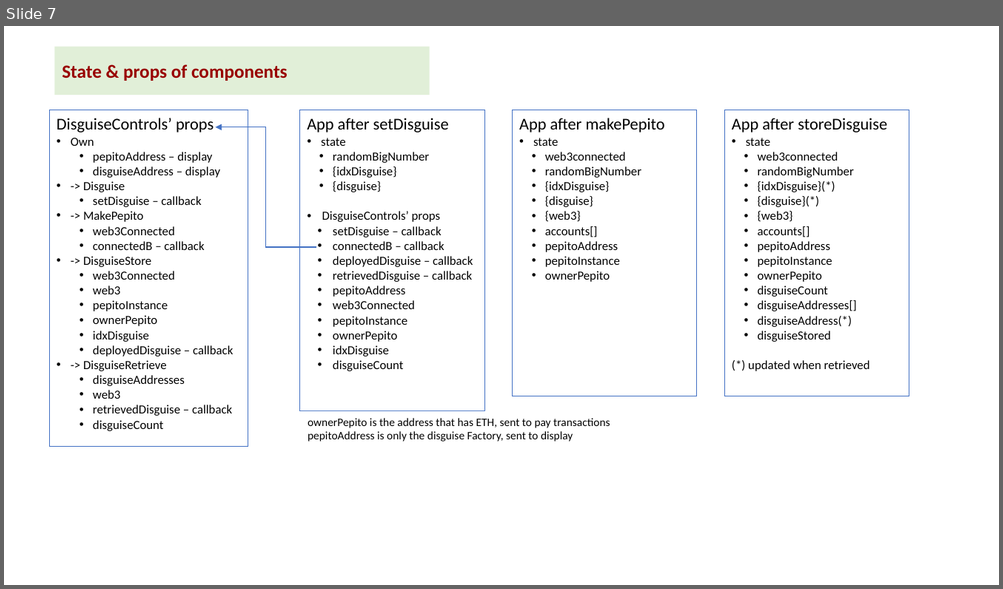
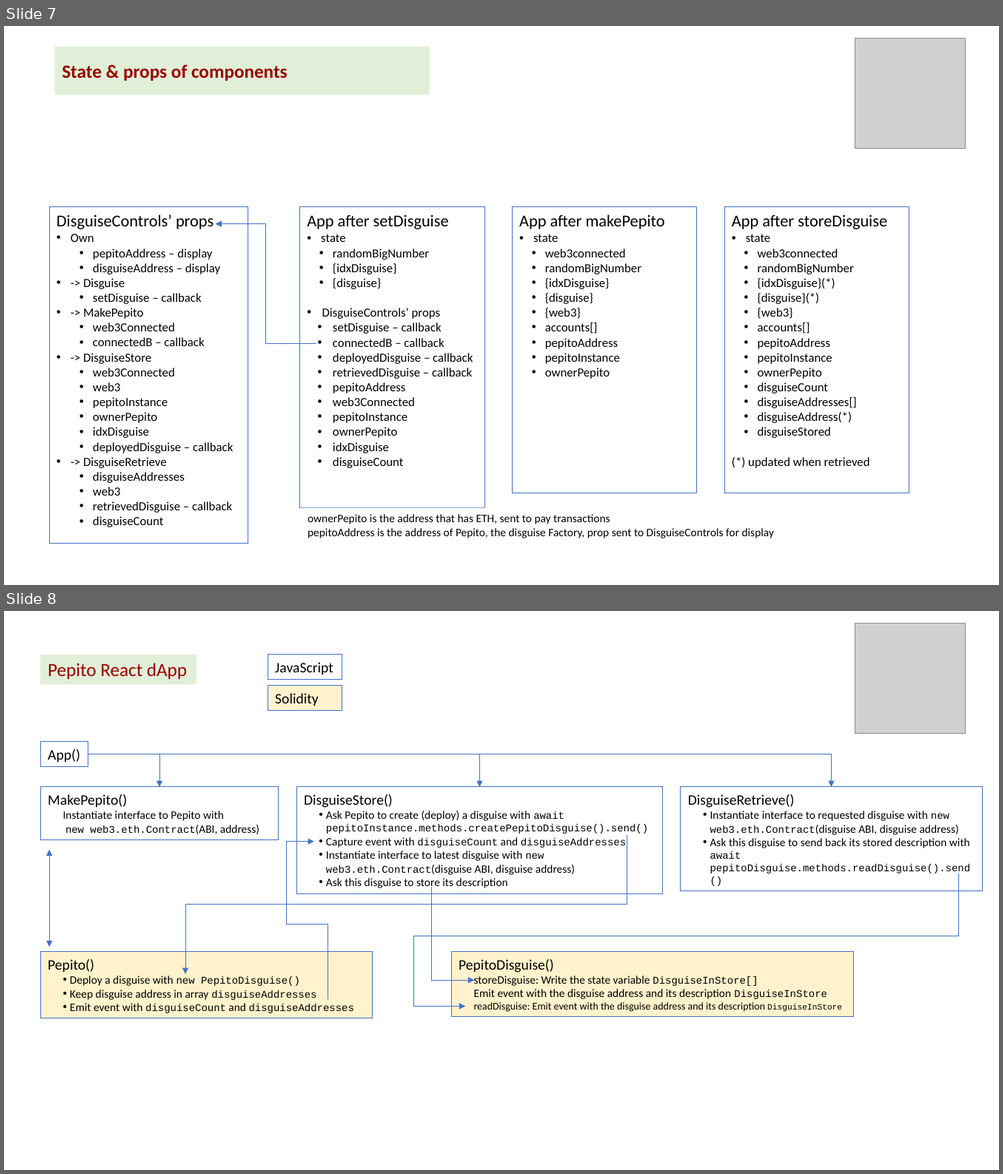
Before and after one commit to kvutien/Project-Machu-Picchu-2020, a slide deck: Pepito/Final Project Design.pptx. Shown one above the other, each under a label of ours: slide 7 before the commit, slides 7 and 8 after it. The pictures are 1003x589 and 1003x1174 pixels, drawn with LibreOffice and Linux fonts; fonts in the diff are those of the drawing; grey boxes stand for pictures. Boxes give left, top, right and bottom in pixels: in the first picture for what was removed or moved away, otherwise in the second. Text is boxed around its words. In the diff, an @@ line names an element or a change of style, - is before the commit and + after.

```diff
--- a/Pepito/Final Project Design.pptx
+++ b/Pepito/Final Project Design.pptx
@@ slide 8 added at box(4, 611, 999, 1170), background #FFFFFF @@
@@ picture added at box(854, 623, 966, 734) @@
@@ rectangle added at box(40, 654, 196, 684), fill #E1EFD8, 18 pt, text #980000 @@
+Pepito React dApp
@@ rectangle added at box(267, 654, 341, 680), outline #4472C4 0.75 pt, 14 pt, text #000000 @@
+JavaScript
@@ rectangle added at box(267, 686, 341, 711), fill #FFF2CC, outline #4472C4 0.75 pt, 14 pt, text #000000 @@
+Solidity
@@ rectangle added at box(40, 741, 88, 767), outline #4472C4 0.75 pt, 14 pt, text #000000 @@
+App()
@@ elbow arrow added from (88, 755) to (831, 787), #4472C4 0.5 pt @@
@@ elbow arrow added from (88, 755) to (479, 787), #4472C4 0.5 pt @@
@@ elbow arrow added from (88, 755) to (159, 787), #4472C4 0.5 pt @@
@@ rectangle added at box(40, 787, 279, 840), outline #4472C4 0.75 pt, 11 pt, text #000000 @@
+MakePepito()
+  Instantiate interface to Pepito with
+  new web3.eth.Contract(ABI, address)
@@ rectangle added at box(296, 787, 662, 894), outline #4472C4 0.75 pt, 11 pt, text #000000 @@
+DisguiseStore()
+  • Ask Pepito to create (deploy) a disguise with await pepitoInstance.methods.createPepitoDisguise().send()
+  • Capture event with disguiseCount and disguiseAddresses
+  • Instantiate interface to latest disguise with new web3.eth.Contract(disguise ABI, disguise address)
+  • Ask this disguise to store its description
@@ rectangle added at box(680, 787, 982, 891), outline #4472C4 0.75 pt, 11 pt, text #000000 @@
+DisguiseRetrieve()
+  • Instantiate interface to requested disguise with new web3.eth.Contract(disguise ABI, disguise address)
+  • Ask this disguise to send back its stored description with await pepitoDisguise.methods.readDisguise().send()
@@ double arrow added from (50, 850) to (50, 948), #4472C4 0.5 pt @@
@@ elbow arrow added from (627, 834) to (185, 974), #4472C4 0.5 pt @@
@@ elbow arrow added from (327, 999) to (314, 842), #4472C4 0.5 pt @@
@@ elbow arrow added from (959, 874) to (465, 1006), #4472C4 0.5 pt @@
@@ elbow arrow added from (431, 888) to (474, 980), #4472C4 0.5 pt @@
@@ rectangle added at box(40, 952, 373, 1019), fill #FFF2CC, outline #4472C4 0.75 pt, 10 pt, text #000000 @@
+Pepito()
+  • Deploy a disguise with new PepitoDisguise()
+  • Keep disguise address in array disguiseAddresses
+  • Emit event with disguiseCount and disguiseAddresses
@@ rectangle added at box(452, 952, 854, 1017), fill #FFF2CC, outline #4472C4 0.75 pt, 10 pt, text #000000 @@
+PepitoDisguise()
+  storeDisguise: Write the state variable DisguiseInStore[]
+  Emit event with the disguise address and its description DisguiseInStore
+  readDisguise: Emit event with the disguise address and its description DisguiseInStore
@@ slide 7 changed as well @@
@@ picture added at box(854, 38, 966, 149) @@
@@ 4 rectangles, 1 elbow arrow: place and size @@
-4 rectangles, 1 elbow arrow at box(50, 110, 909, 447)
+4 rectangles, 1 elbow arrow at box(50, 207, 909, 543)
@@ text "ownerPepito is the address that ...": place and size @@
-text "ownerPepito is the address that ..." at box(307, 418, 610, 442)
+text "ownerPepito is the address that ..." at box(307, 514, 774, 539)
@@ text at box(307, 528, 774, 539): text changed @@
-pepitoAddress is only the disguise Factory, sent to display
+pepitoAddress is the address of Pepito, the disguise Factory, prop sent to DisguiseControls for display
```
Also in this commit, not shown: 7 other slides changed, 8 other files.
